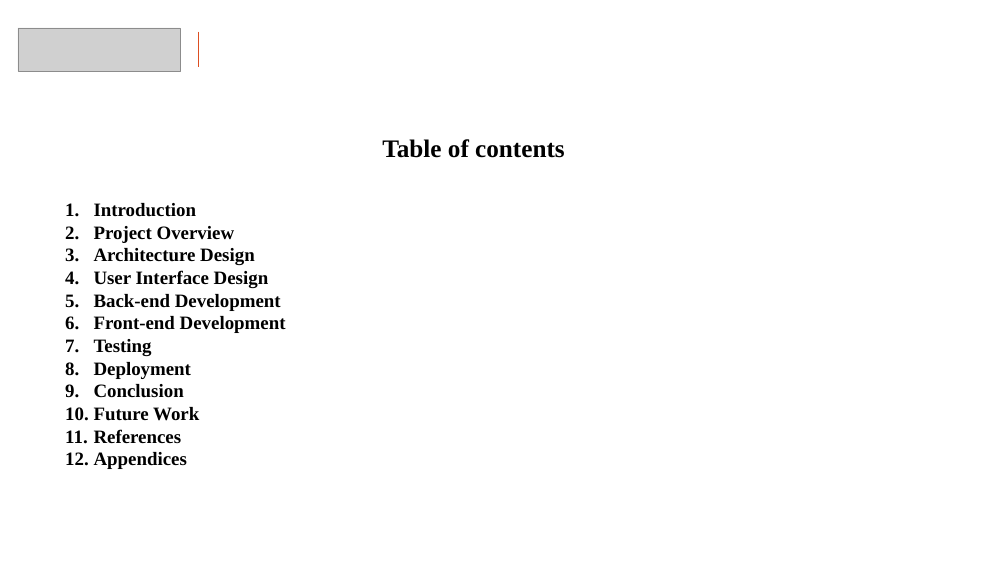
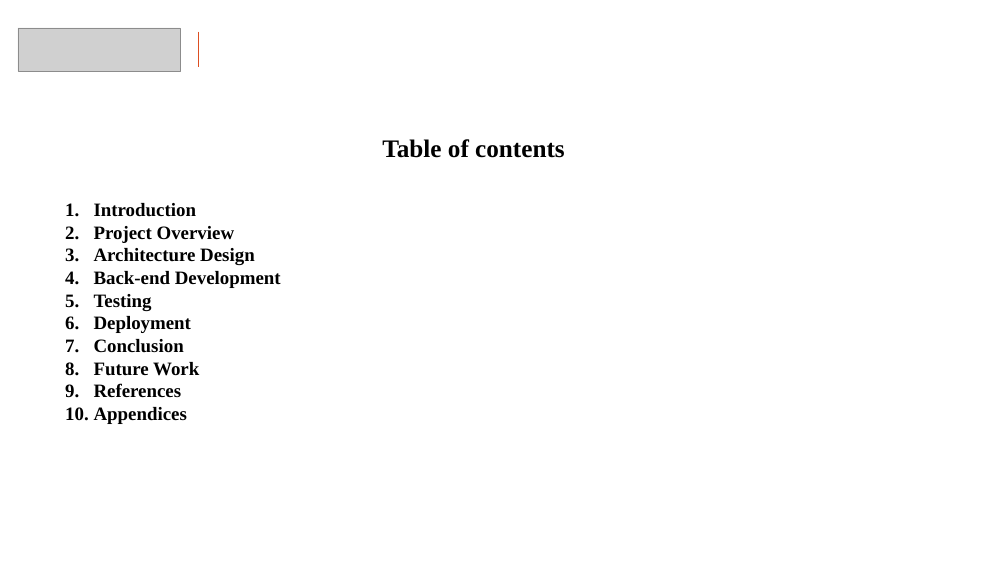
Before and after one commit to bharath210/HDFC_Capstone, a slide deck: slide 2 of Capstone Presentation Format Ver 1.0.pptx. Drawn at 1008x567 pixels with LibreOffice and Linux fonts; fonts in the diff are those of the drawing; grey boxes stand for pictures; background and template pictures are left out. Boxes give left, top, right and bottom in pixels: in the first picture for what was removed or moved away, otherwise in the second. Text is boxed around its words. In the diff, an @@ line names an element or a change of style, - is before the commit and + after.

```diff
--- a/Capstone Presentation Format Ver 1.0.pptx
+++ b/Capstone Presentation Format Ver 1.0.pptx
@@ text at (94,270,269,288): paragraph removed @@
-4. User Interface Design
@@ text at (94,316,286,333): paragraph removed @@
-6. Front-end Development
```
Also in this commit, not shown: 7 other slides changed, 22 slides added, 5 slides removed, 40 other files.
